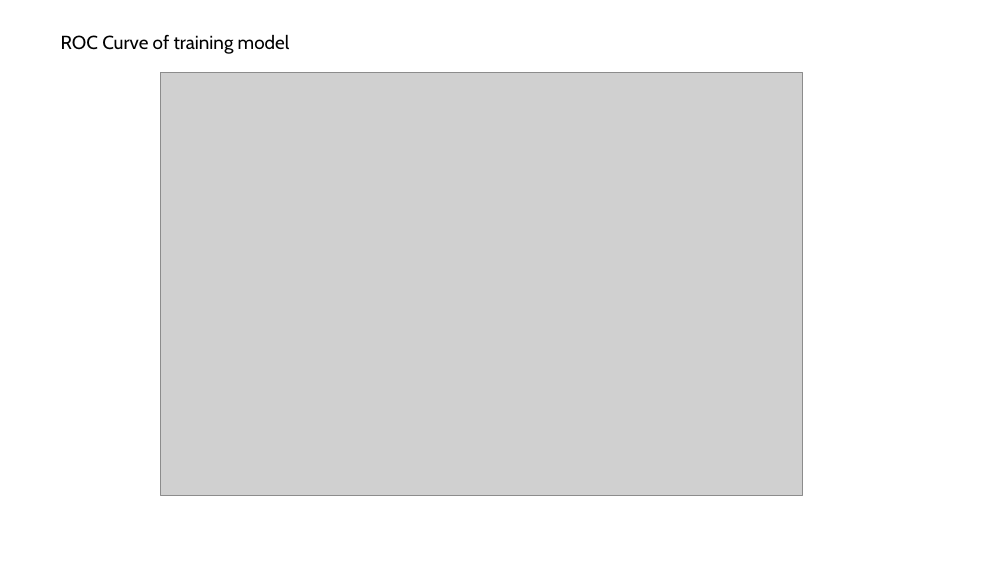
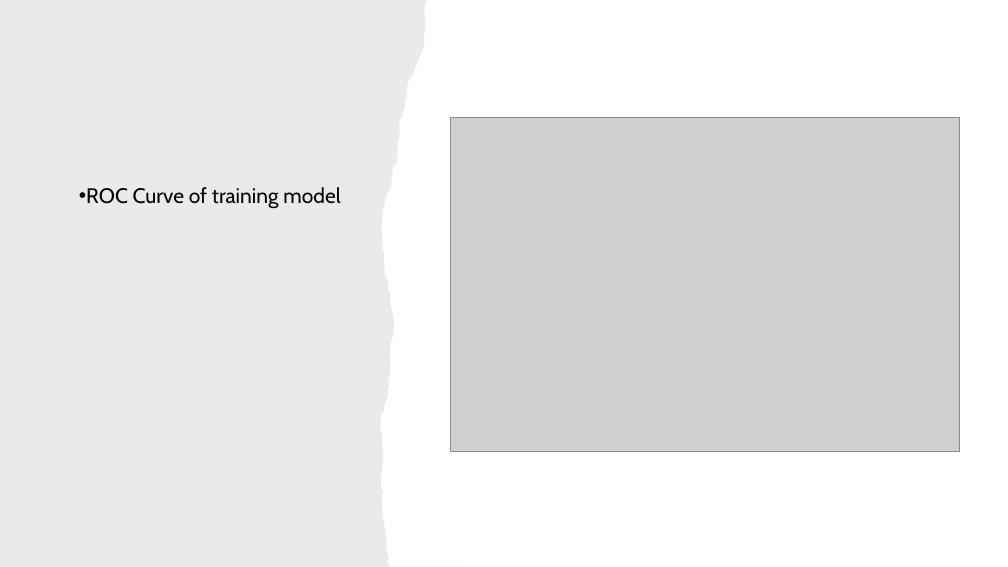
Before and after one commit to vrsyvby/MLAssignmentPartA, a slide deck: slide 7 of Question5MLAssignmentPartA.pptx. Drawn at 1008x567 pixels with LibreOffice and Linux fonts; fonts in the diff are those of the drawing; grey boxes stand for pictures. Boxes give left, top, right and bottom in pixels: in the first picture for what was removed or moved away, otherwise in the second. Text is boxed around its words. In the diff, an @@ line names an element or a change of style, - is before the commit and + after.

```diff
--- a/Question5MLAssignmentPartA.pptx
+++ b/Question5MLAssignmentPartA.pptx
@@ freeform shape added at [0,0,467,567], fill #82766A at 15% opacity @@
@@ picture: place and size @@
-picture at [160,72,803,495]
+picture at [451,117,960,452]
@@ text "ROC Curve of training model": place and size @@
-text "ROC Curve of training model" at [61,34,290,54]
+text "ROC Curve of training model" at [86,187,340,209]
@@ text "ROC Curve of training model" at [86,187,340,209]: size 18 to 20 pt; bullet none to •; line spacing 1 to 0.9; more space between paragraphs @@
```
Also in this commit, not shown: 8 other slides changed.
